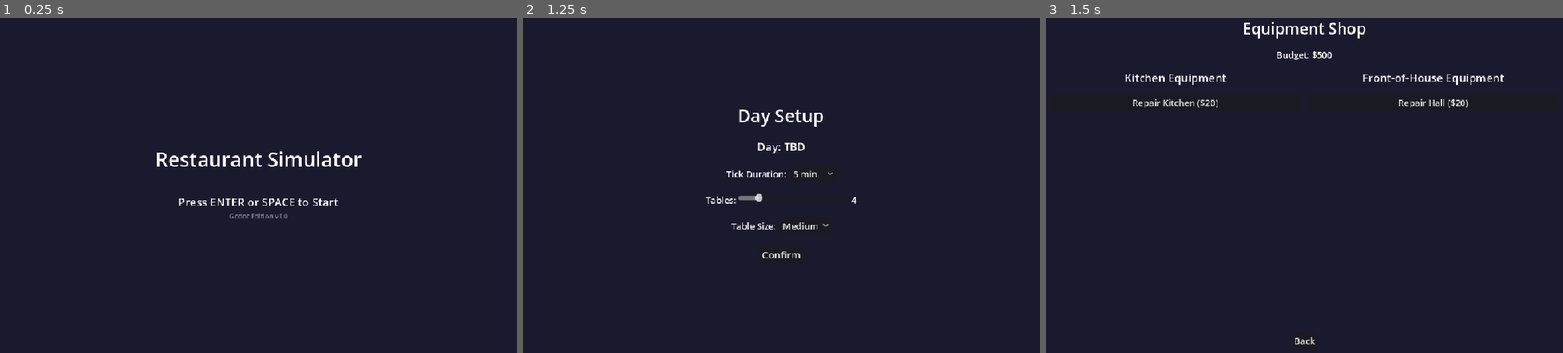
Above: before the commit, frames 1-3 (left to right).
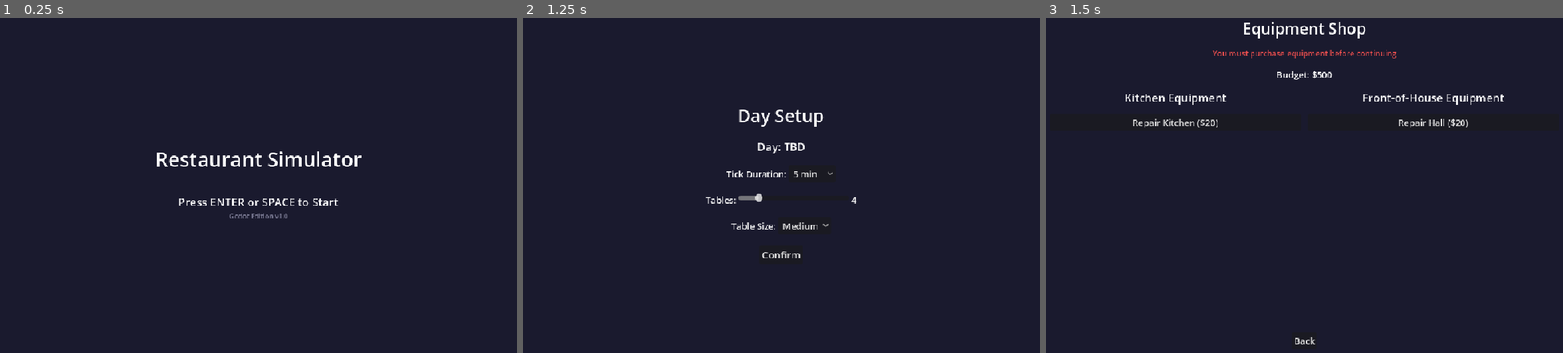
Above: after the commit, the same moments.

Repository: Orange-hanter/LurkersDev
Game: Godot game, scene res://scenes/main_menu.tscn
Two runs of this game, one before a commit and one after it. Both use one fixed random seed, a clock stepped at 60 frames per second and the inputs below.
Inputs:
- Up to frame 1 (0.25 s): no input
- Up to frame 2 (1.25 s): tap Enter at 0.5 s; hold + (speed_up) from 0.53 s (still down); hold H (hire) from 0.53 s (still down); tap S (shop) at 0.77, 0.8, 1.07 s
- Up to frame 3 (1.5 s): release + (speed_up) at 1.25 s; release H (hire) at 1.25 s; click "Confirm" at 1.25 s

Frames 1-2 are identical in both runs. In frame 3, 2.0% of the frame differs, in the area x 15-89%, y 9-33%.
Error before the commit: Invalid assignment of property or key 'visible' with value of type 'bool' on a base object of type 'null instance'. (res://scripts/ui/shop_screen.gd:15)

Commit message:
fix: add WarningLabel nodes for day 1 softlock feedback

Diff:
--- a/godot-template/scenes/hire_screen.tscn
+++ b/godot-template/scenes/hire_screen.tscn
@@ -37,6 +37,14 @@
 text = "Hire Staff"
 horizontal_alignment = 1
 theme_override_font_sizes/font_size = 28
+
+[node name="WarningLabel" type="Label" parent="CenterContainer/VBoxContainer"]
+layout_mode = 2
+text = "You must hire at least one staff member before continuing"
+horizontal_alignment = 1
+theme_override_font_sizes/font_size = 14
+theme_override_colors/font_color = Color(0.9, 0.3, 0.3, 1)
+visible = false
 
 [node name="BudgetLabel" type="Label" parent="CenterContainer/VBoxContainer"]
 layout_mode = 2
--- a/godot-template/scenes/shop_screen.tscn
+++ b/godot-template/scenes/shop_screen.tscn
@@ -41,6 +41,14 @@
 text = "Equipment Shop"
 horizontal_alignment = 1
 theme_override_font_sizes/font_size = 28
+
+[node name="WarningLabel" type="Label" parent="MarginContainer/VBoxContainer"]
+layout_mode = 2
+text = "You must purchase equipment before continuing"
+horizontal_alignment = 1
+theme_override_font_sizes/font_size = 14
+theme_override_colors/font_color = Color(0.9, 0.3, 0.3, 1)
+visible = false
 
 [node name="BudgetLabel" type="Label" parent="MarginContainer/VBoxContainer"]
 layout_mode = 2
